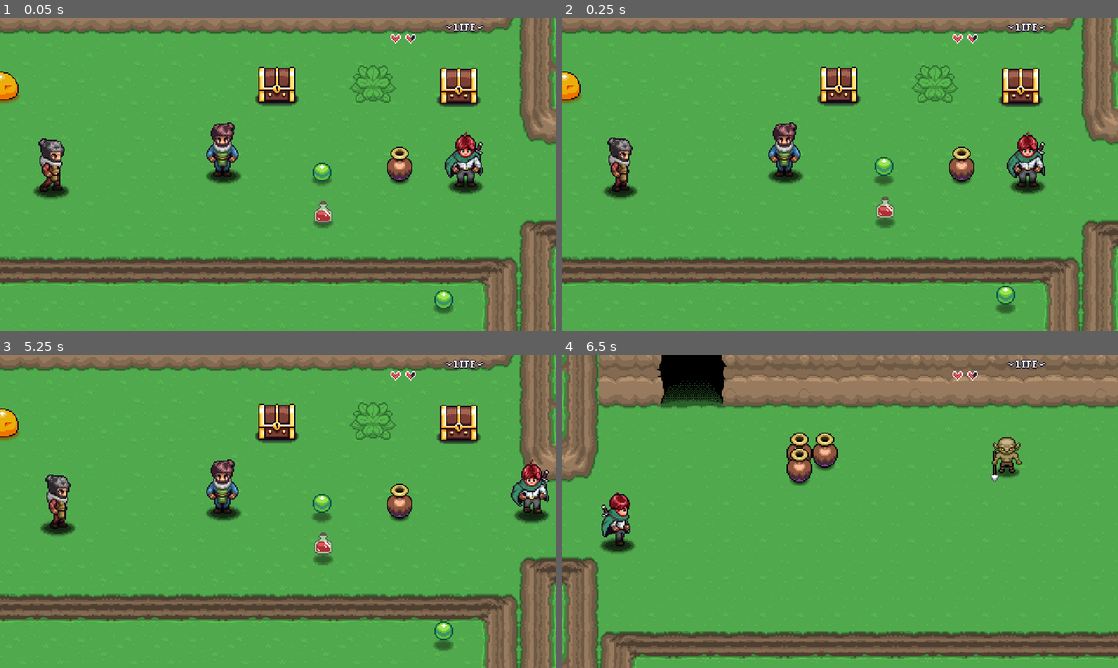
Above: before the commit, frames 1-4 (two rows, left to right).
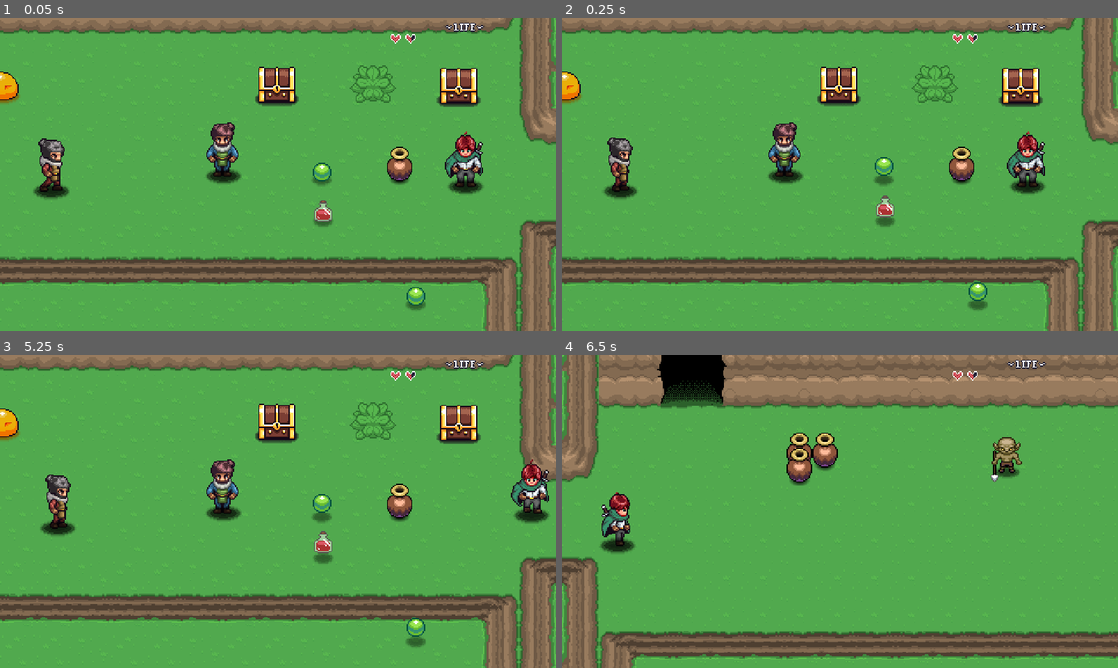
Above: after the commit, the same moments.

Repository: utwoo/Godot-AARPG
Game: Godot game, scene res://Levels/Area01/01.tscn
The game is run twice, just before and just after one commit, with the same random seed, the same clock (stepped at 60 frames per second) and the same inputs. Sound files missing from this copy of the repository are replaced by a short silence.
Inputs:
- Up to frame 1 (0.05 s): no input
- Up to frame 2 (0.25 s): no input
- Up to frame 3 (5.25 s): hold Right (right) 0.53-1.28 s; hold X (ability) 0.53-1.28 s; hold Down (down) 1.28-2.03 s; tap Z (attack) at 1.35, 4.35 s; tap Enter at 2 s; hold Right (right) 2.03-2.78 s; hold S (interact) 2.03-2.78 s; hold Up (up) 2.78-3.53 s; tap P (test) at 2.85 s; hold X (ability) 3.53-4.28 s; hold Left (left) 3.53-5.03 s; hold Down (down) from 5.03 s (still down); hold S (interact) from 5.03 s (still down)
- Up to frame 4 (6.5 s): release Down (down) at 5.78 s; release S (interact) at 5.78 s; hold Right (right) from 5.78 s (still down); tap P (test) at 5.85 s

The runs differ from the first frame. In frame 1, 0.5% of the frame differs, in the area x 56-82%, y 58-95%; in frame 2, 0.6%; in frame 3, 0.6%, in the area x 56-82%, y 56-95%; in frame 4, nothing differs.

Commit message:
Chapter 52: Fix some bugs

Diff:
--- a/Levels/Area01/01.tscn
+++ b/Levels/Area01/01.tscn
@@ -47,11 +47,11 @@
 item_data = ExtResource("7_th3kk")
 
 [node name="ItemPickup2" parent="." unique_id=775650957 instance=ExtResource("6_xhij5")]
-position = Vector2(311, 188)
+position = Vector2(311, 186.94206)
 item_data = ExtResource("8_th3kk")
 
 [node name="ItemPickup3" parent="." unique_id=991493168 instance=ExtResource("6_xhij5")]
-position = Vector2(415, 262)
+position = Vector2(390.9964, 259.02722)
 item_data = ExtResource("7_th3kk")
 
 [node name="Slime" parent="." unique_id=919455436 instance=ExtResource("9_b60gt")]
--- a/NPC/Scripts/npc_behavior_wander.gd
+++ b/NPC/Scripts/npc_behavior_wander.gd
@@ -24,12 +24,6 @@
 	if Engine.is_editor_hint():
 		return
 
-	if abs( global_position.distance_to( original_postion ) ) > wander_range * 32:
-		npc.velocity *= -1
-		npc.direction *= -1
-		npc.update_direction( global_position + npc.direction )
-		npc.update_animation()
-
 func start():
 	# IDLE PHASE
 	if npc.do_behavior == false:
@@ -47,6 +41,12 @@
 
 	npc.state = "walk"
 	npc.direction = DIRECTIONS[ randi_range( 0, 3 ) ]
+	if abs( global_position.distance_to( original_postion ) ) > wander_range * 32:
+		var dir_to_area : Vector2 = global_position.direction_to( original_postion )
+		var best_direction : Array[ float ]
+		for d in DIRECTIONS:
+			best_direction.append( d.dot( dir_to_area ) )
+		npc.direction = DIRECTIONS[ best_direction.find( best_direction.max() ) ]
 	npc.velocity = wander_speed * npc.direction
 	npc.update_direction( global_position + npc.direction )
 	npc.update_animation()
--- a/TileMaps/level_tilemap.gd
+++ b/TileMaps/level_tilemap.gd
@@ -9,6 +9,6 @@
 
 func get_tilemap_bounds() -> Array[ Vector2 ]:
 	var bounds :  Array[ Vector2 ] = []
-	bounds.append( Vector2 ( get_used_rect().position * rendering_quadrant_size ) )
-	bounds.append( Vector2 ( get_used_rect().end * rendering_quadrant_size ) )
+	bounds.append( Vector2 ( get_used_rect().position * rendering_quadrant_size ) + position )
+	bounds.append( Vector2 ( get_used_rect().end * rendering_quadrant_size ) + position )
 	return bounds
